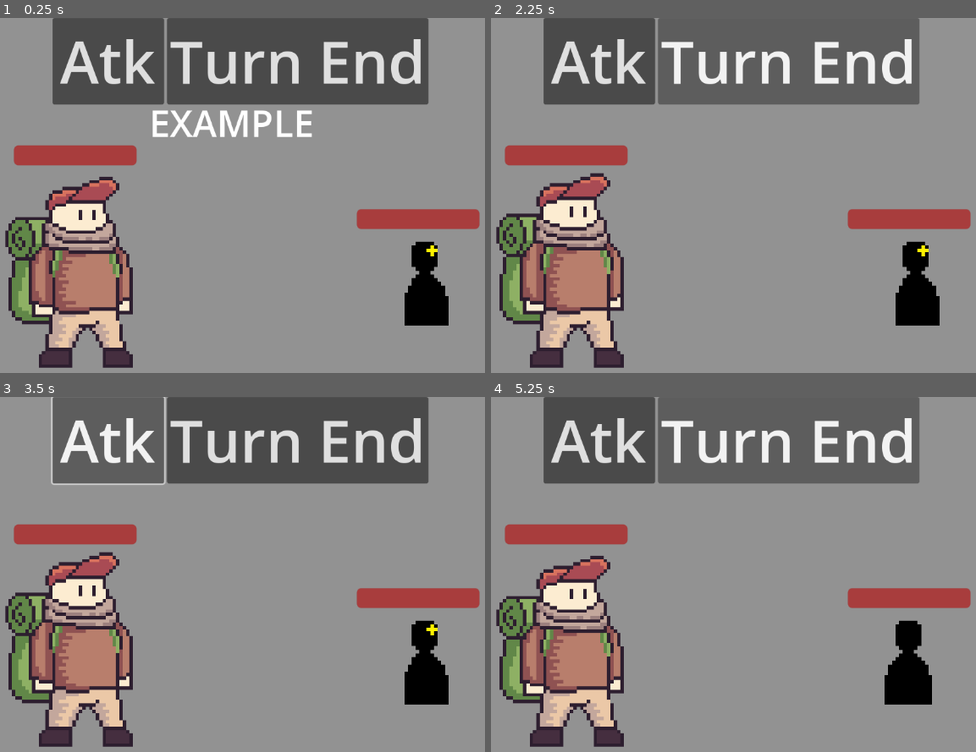
Above: before the commit, frames 1-4 (two rows, left to right).
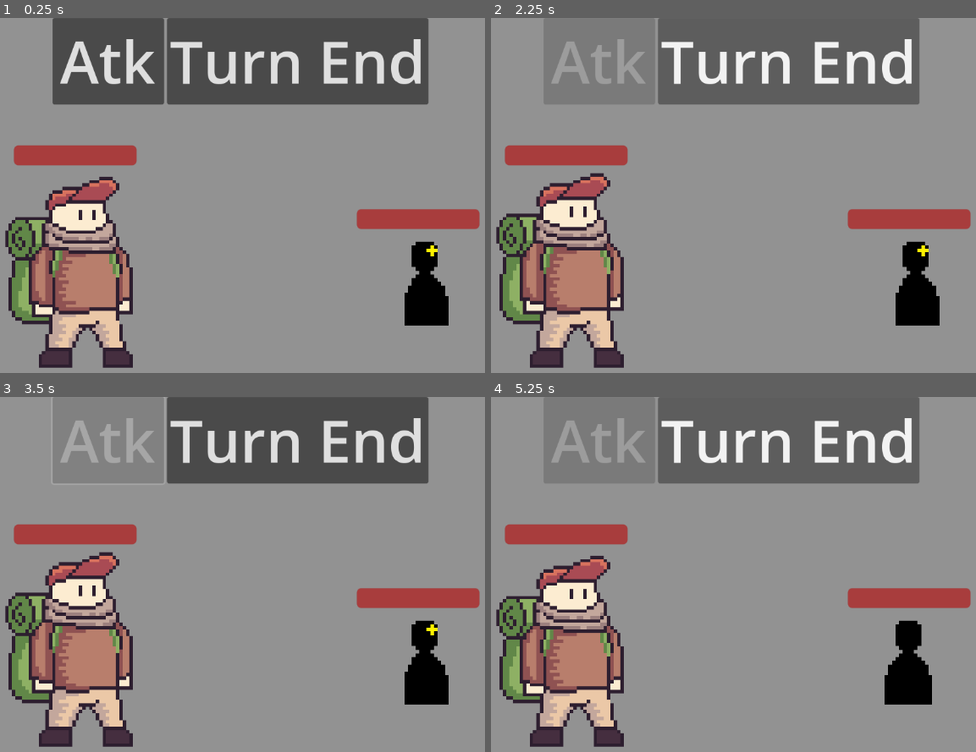
Above: after the commit, the same moments.

Repository: BobWizardLad/Dice-Temple
Game: Godot game, scene res://CombatScene.tscn
Same seed, same stepped clock (60 frames per second), same inputs: the game is played once before the commit and once after it.
Inputs:
- Up to frame 1 (0.25 s): no input
- Up to frame 2 (2.25 s): click "Turn End" at 0.5 s; click "Atk" at 1.25 s; click "Confirm" at 2 s
- Up to frame 3 (3.5 s): click "Atk" at 2.75 s
- Up to frame 4 (5.25 s): click "Turn End" at 3.5 s; click "Atk" at 4.25 s; click "Confirm" at 5 s

The runs differ from the first frame. In frame 1, 1.1% of the frame differs, in the area x 31-65%, y 25-34%; in frame 2, 5.5%; in frame 3, 5.6%, in the area x 10-35%, y 0-25%; in frame 4, 5.5%.

Commit message:
💄 Responsive UI - Attack Button
Opacity of the attack button will reduce when attack has been expended.

Diff:
--- a/Dice-Temple/CombatScene.tscn
+++ b/Dice-Temple/CombatScene.tscn
@@ -192,7 +192,6 @@
 grow_horizontal = 2
 grow_vertical = 2
 theme_override_font_sizes/font_size = 50
-text = "EXAMPLE"
 
 [node name="AttackHeader" type="HBoxContainer" parent="UI"]
 visible = false
@@ -219,12 +218,14 @@
 position = Vector2(579, 322)
 
 [node name="BlankAttack" parent="." instance=ExtResource("13_qamlw")]
+visible = false
 
 [connection signal="on_attack_roll" from="." to="UI" method="_on_unit_service_on_attack_roll"]
 [connection signal="on_confirm" from="." to="UI" method="_on_confirm"]
 [connection signal="on_reroll" from="." to="UI" method="_on_game_service_on_reroll"]
 [connection signal="button_down" from="UI/TurnHeader/Attack" to="." method="_on_attack"]
 [connection signal="button_down" from="UI/TurnHeader/TurnEnd" to="." method="_on_turn_end"]
+[connection signal="button_down" from="UI/TurnHeader/TurnEnd" to="UI" method="_on_turn_end_button_down"]
 [connection signal="button_down" from="UI/AttackHeader/Reroll" to="." method="_on_reroll"]
 [connection signal="button_down" from="UI/AttackHeader/Confirm" to="." method="_on_confirm"]
 
--- a/Dice-Temple/UiController.gd
+++ b/Dice-Temple/UiController.gd
@@ -11,7 +11,12 @@
 func _on_confirm():
 	$TurnHeader.visible = true # Show turn menu
 	$AttackHeader.visible = false # Hide reroll menu
+	$TurnHeader/Attack.modulate = Color(1, 1, 1, 0.33)
 
 
 func _on_game_service_on_reroll(attack: Node2D, rerolls: int):
 	$AttackName.text = attack.get_title()
+
+
+func _on_turn_end_button_down():
+	$TurnHeader/Attack.modulate = Color(1, 1, 1, 1)
